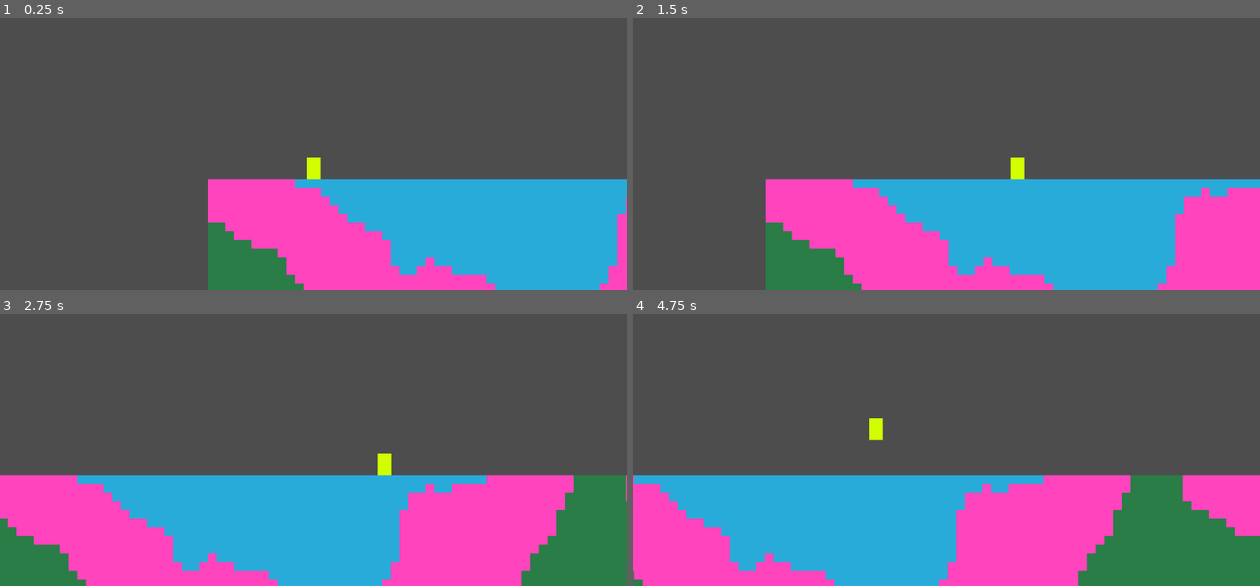
Above: before the commit, frames 1-4 (two rows, left to right).
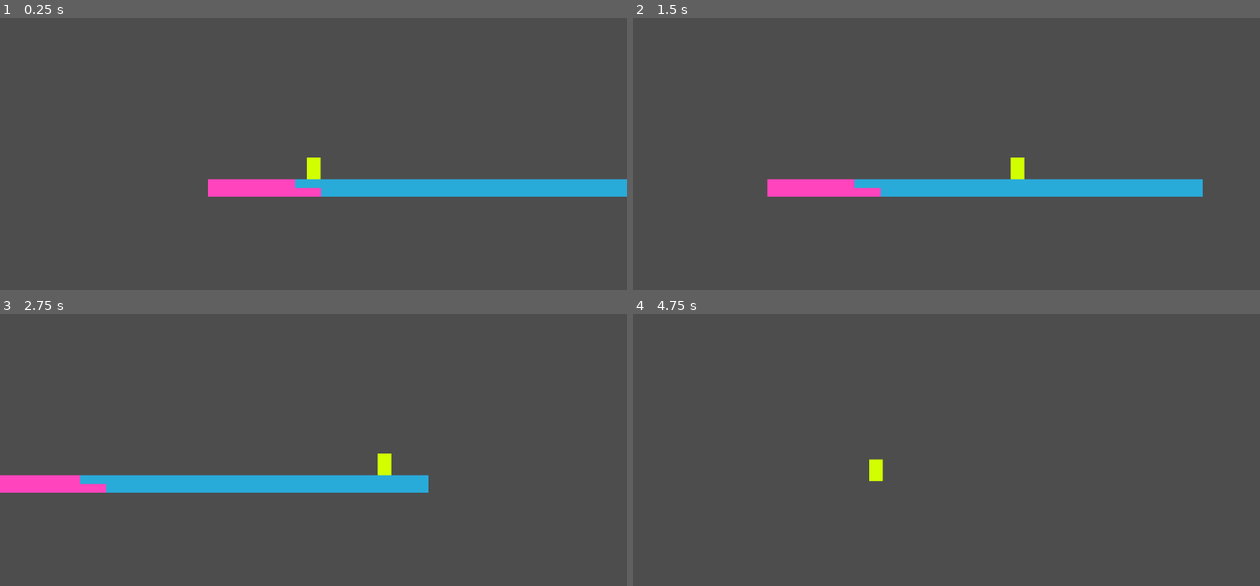
Above: after the commit, the same moments.

Repository: JamesJamesJamesJamesJamesJames/mining-game
Game: Godot game, scene res://Scenes/game.tscn
Same seed, same stepped clock (60 frames per second), same inputs: the game is played once before the commit and once after it.
Inputs (mouse positions are in pixels of both pictures, inside the frame that each line leads up to):
- Up to frame 1 (0.25 s): no input
- Up to frame 2 (1.5 s): tap Enter (ui_accept) at 0.5 s; move the mouse to (1084, 96) at 0.52 s; press the mouse at (1084, 96) at 0.53 s; hold D (move_right) 0.53-1.28 s; tap W (jump) at 0.77 s; move the mouse to (821, 132) at 1.27 s; release the mouse at (821, 132) at 1.28 s; hold S from 1.28 s (still down); click (821, 132) at 1.35 s
- Up to frame 3 (2.75 s): tap W (jump) at 1.52 s; move the mouse to (376, 333) at 2.02 s; release S at 2.03 s; hold D (move_right) from 2.03 s (still down); hold F from 2.03 s (still down); click (376, 333) at 2.3 s
- Up to frame 4 (4.75 s): move the mouse to (915, 479) at 2.77 s; release F at 2.78 s; tap Q at 2.85 s; tap W (jump) at 3.02, 3.77, 4.52 s; click (915, 479) at 3.05 s; move the mouse to (1134, 463) at 3.52 s; release D (move_right) at 3.53 s; press the mouse at (1134, 463) at 3.53 s; hold A (move_left) from 3.53 s (still down); tap Space at 3.6 s; move the mouse to (758, 357) at 4.27 s; release the mouse at (758, 357) at 4.28 s; click (758, 357) at 4.35 s

The runs differ from the first frame. In frame 1, 23% of the frame differs, in the area x 33-100%, y 65-100%; in frame 2, 28%; in frame 3, 36%; in frame 4, 41%, in the area x 0-100%, y 38-100%.

Commit message:
added mining, buggy

Diff:
--- a/Global/global.gd
+++ b/Global/global.gd
@@ -1,3 +1,5 @@
 extends Node
 
 var rand_seed = Time.get_unix_time_from_system()
+
+var curr_tile: StaticBody2D
--- a/Scenes/Environment/Tiles/breakable.gd
+++ b/Scenes/Environment/Tiles/breakable.gd
@@ -6,10 +6,12 @@
 
 func _physics_process(delta: float) -> void:
 	if break_progress >= max_break:
+		Global.curr_tile = null
 		breakable.call_deferred("queue_free")
 
-		# Test code to visualize breaking
-		var shade = remap(break_progress, 0, 10, 1, 0)
-		breakable.modulate = Color(shade, shade, shade)
+	# Test code to visualize breaking
+	var shade = remap(break_progress, 0, max_break, 1, 0)
+	breakable.modulate = Color(shade, shade, shade)
+	print(shade)
 
-		#break_progress += .1
+	#break_progress += .1
--- a/Scenes/Environment/Tiles/tile1.tscn
+++ b/Scenes/Environment/Tiles/tile1.tscn
@@ -5,14 +5,16 @@
 [sub_resource type="RectangleShape2D" id="RectangleShape2D_0isfs"]
 size = Vector2(16, 16)
 
-[node name="TestTile" type="StaticBody2D"]
+[node name="Tile1" type="StaticBody2D"]
 collision_mask = 0
+input_pickable = true
 
 [node name="ColorRect" type="ColorRect" parent="."]
 offset_left = -8.0
 offset_top = -8.0
 offset_right = 8.0
 offset_bottom = 8.0
+mouse_filter = 2
 color = Color(0.164447, 0.48912, 0.273969, 1)
 
 [node name="CollisionShape2D" type="CollisionShape2D" parent="."]
--- a/Scenes/Environment/Tiles/tile2.tscn
+++ b/Scenes/Environment/Tiles/tile2.tscn
@@ -5,14 +5,16 @@
 [sub_resource type="RectangleShape2D" id="RectangleShape2D_0isfs"]
 size = Vector2(16, 16)
 
-[node name="TestTile" type="StaticBody2D"]
+[node name="Tile2" type="StaticBody2D"]
 collision_mask = 0
+input_pickable = true
 
 [node name="ColorRect" type="ColorRect" parent="."]
 offset_left = -8.0
 offset_top = -8.0
 offset_right = 8.0
 offset_bottom = 8.0
+mouse_filter = 2
 color = Color(1, 0.266667, 0.741176, 1)
 
 [node name="CollisionShape2D" type="CollisionShape2D" parent="."]
--- a/Scenes/Environment/Tiles/tile3.tscn
+++ b/Scenes/Environment/Tiles/tile3.tscn
@@ -5,14 +5,16 @@
 [sub_resource type="RectangleShape2D" id="RectangleShape2D_0isfs"]
 size = Vector2(16, 16)
 
-[node name="TestTile" type="StaticBody2D"]
+[node name="Tile3" type="StaticBody2D"]
 collision_mask = 0
+input_pickable = true
 
 [node name="ColorRect" type="ColorRect" parent="."]
 offset_left = -8.0
 offset_top = -8.0
 offset_right = 8.0
 offset_bottom = 8.0
+mouse_filter = 2
 color = Color(0.162582, 0.67167, 0.853295, 1)
 
 [node name="CollisionShape2D" type="CollisionShape2D" parent="."]
--- a/Scenes/Environment/world_generator.gd
+++ b/Scenes/Environment/world_generator.gd
@@ -12,8 +12,8 @@
 func _ready() -> void:
 	noise.seed = Global.rand_seed
 
-	for x in range(100):
-		for y in range(100):
+	for x in range(50):
+		for y in range(2):
 			var noise_val = noise.get_noise_2d(x, y)
 			var tile
 			if noise_val < -.2:
@@ -22,5 +22,15 @@
 				tile = tile2_path.instantiate()
 			else:
 				tile = tile3_path.instantiate()
+
 			tile.position = Vector2(x * x_inc, y * y_inc)
+			tile.mouse_entered.connect(_on_mouse_entered_tile.bind(tile))
+			tile.mouse_exited.connect(_on_mouse_exited_tile.bind(tile))
 			call_deferred("add_child", tile)
+
+func _on_mouse_entered_tile(tile) -> void:
+	Global.curr_tile = tile
+
+func _on_mouse_exited_tile(tile) -> void:
+	if Global.curr_tile == tile:
+		Global.curr_tile = null
--- a/Scenes/Units/Player/player.gd
+++ b/Scenes/Units/Player/player.gd
@@ -7,5 +7,8 @@
 	if Input.is_action_pressed("mine"):
 		$MiningCast.target_position = get_local_mouse_position()
 		$MiningCast.enabled = true
+
+		if $MiningCast.get_collider() == Global.curr_tile and Global.curr_tile:
+			Global.curr_tile.get_node("Breakable").break_progress += .1
 	else:
 		$MiningCast.enabled = false
--- a/Scenes/game.tscn
+++ b/Scenes/game.tscn
@@ -12,9 +12,6 @@
 transition = 0
 ease = 2
 
-[sub_resource type="RectangleShape2D" id="RectangleShape2D_3dryh"]
-size = Vector2(1212, 39)
-
 [node name="Game" type="Node2D"]
 
 [node name="Player" parent="." instance=ExtResource("1_uwrxv")]
@@ -23,6 +20,7 @@
 [node name="Camera2D" type="Camera2D" parent="."]
 physics_interpolation_mode = 1
 position = Vector2(186, -128)
+process_callback = 0
 
 [node name="PhantomCameraHost" type="Node" parent="Camera2D"]
 process_priority = 300
@@ -43,17 +41,4 @@
 dead_zone_height = 0.192
 metadata/_custom_type_script = "uid://bhexx6mj1xv3q"
 
-[node name="StaticBody2D" type="StaticBody2D" parent="."]
-visible = false
-position = Vector2(372, 407)
-
-[node name="ColorRect" type="ColorRect" parent="StaticBody2D"]
-offset_left = -587.0
-offset_right = 625.0
-offset_bottom = 40.0
-
-[node name="CollisionShape2D" type="CollisionShape2D" parent="StaticBody2D"]
-position = Vector2(19, 19.5)
-shape = SubResource("RectangleShape2D_3dryh")
-
 [node name="WorldGenerator" parent="." instance=ExtResource("5_wowpa")]
--- a/project.godot
+++ b/project.godot
@@ -65,3 +65,4 @@
 [physics]
 
 2d/default_gravity=3000.0
+common/physics_interpolation=true
Not shown: 1 places in Scenes/game.tscn that only renumber resources
